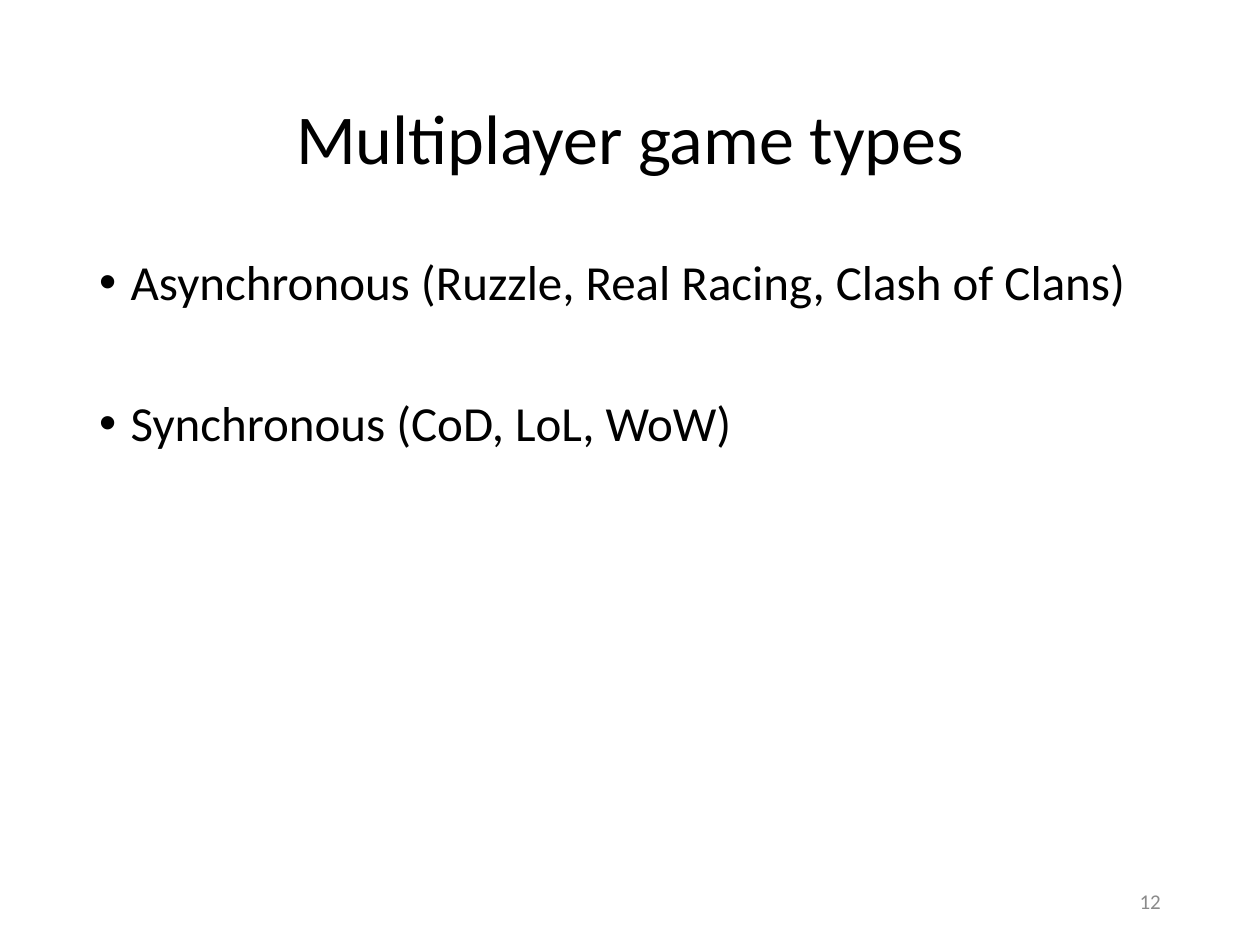
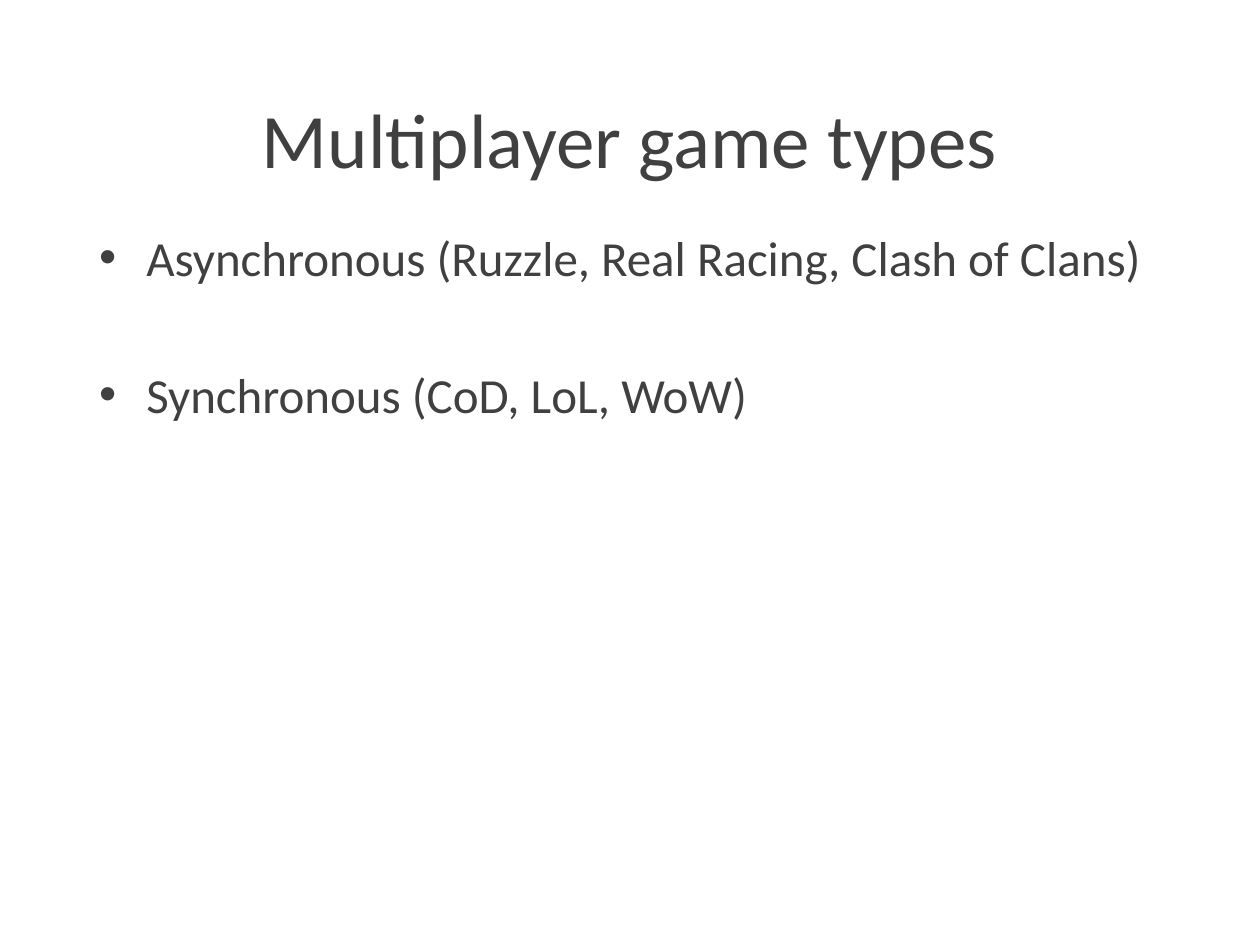
Before and after one commit to Lotti/codemotion2015, a slide deck: slide 12 of slides/slides.pptx. Drawn at 1260x945 pixels with LibreOffice and Linux fonts; fonts in the diff are those of the drawing; background and template pictures are left out. Boxes give left, top, right and bottom in pixels: in the first picture for what was removed or moved away, otherwise in the second. Text is boxed around its words. In the diff, an @@ line names an element or a change of style, - is before the commit and + after.

```diff
--- a/slides/slides.pptx
+++ b/slides/slides.pptx
@@ title "Multiplayer game types": place and size @@
-title "Multiplayer game types" at [296, 115, 964, 176]
+title "Multiplayer game types" at [262, 114, 996, 182]
@@ title "Multiplayer game types" at [262, 114, 996, 182]: size 40 to 44 pt, text colour #000000 to #404040; line spacing 0.9 to 1; vertical alignment middle to top @@
@@ text "Asynchronous (Ruzzle, Real Racing, Clash ...": place and size @@
-text "Asynchronous (Ruzzle, Real Racing, Clash ..." at [131, 264, 1125, 449]
+text "Asynchronous (Ruzzle, Real Racing, Clash ..." at [146, 240, 1141, 421]
@@ text "Asynchronous (Ruzzle, Real Racing, Clash ..." at [146, 240, 1141, 421]: text colour #000000 to #404040; indent changed; line spacing 0.9 to 1; less space between paragraphs @@
@@ page number removed at [1140, 895, 1161, 909] @@
-12
```
Also in this commit, not shown: 12 other slides changed, 1 slide added, 19 slides removed, 11 other files.
